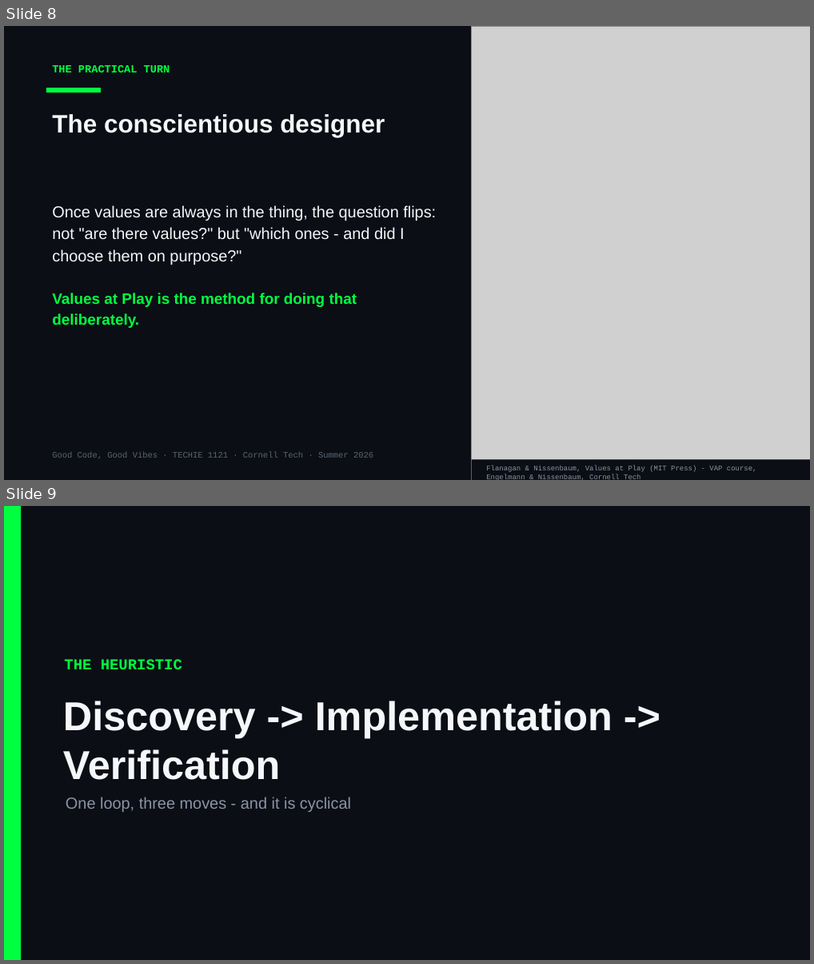
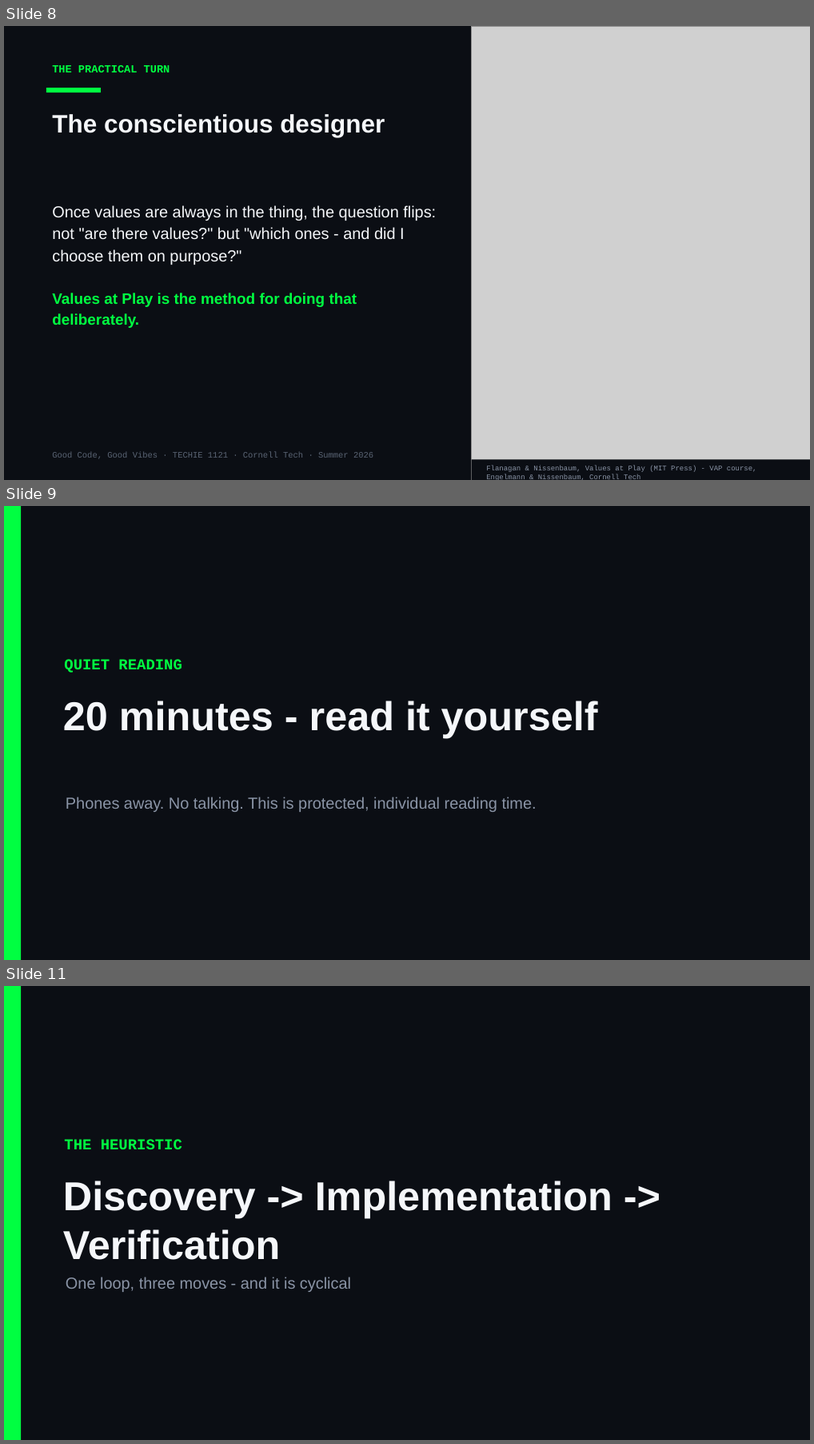
Before and after one commit to Cornell-Tech-Vibe-Coding-Summer-2026/website, a slide deck: slides/Week3-Tue-User-Testing-II.pptx. Shown one above the other, each under a label of ours: slides 8 and 9 before the commit, slides 8, 9 and 11 after it; the slides between them are not shown. The pictures are 814x964 and 814x1444 pixels, drawn with LibreOffice and Linux fonts; fonts in the diff are those of the drawing; grey boxes stand for pictures. Boxes give left, top, right and bottom in pixels: in the first picture for what was removed or moved away, otherwise in the second. Text is boxed around its words. In the diff, an @@ line names an element or a change of style, - is before the commit and + after.

```diff
--- a/slides/Week3-Tue-User-Testing-II.pptx
+++ b/slides/Week3-Tue-User-Testing-II.pptx
@@ slide 9 added at box(4, 506, 810, 960), background #0B0E14 @@
@@ rectangle added at box(4, 506, 21, 960), fill #00FF41 @@
@@ text added at box(64, 659, 182, 672), 18 pt, text #00FF41, bold @@
+QUIET READING
@@ text added at box(63, 700, 598, 738), 48 pt, text #F5F7FA, bold @@
+20 minutes - read it yourself
@@ text added at box(66, 796, 537, 812), 19 pt, text #8A94A6 @@
+Phones away. No talking. This is protected, individual reading time.
@@ what was slide 9 is now slide 11 @@
```
Also in this commit, not shown: 1 other slide added, 1 other file.
